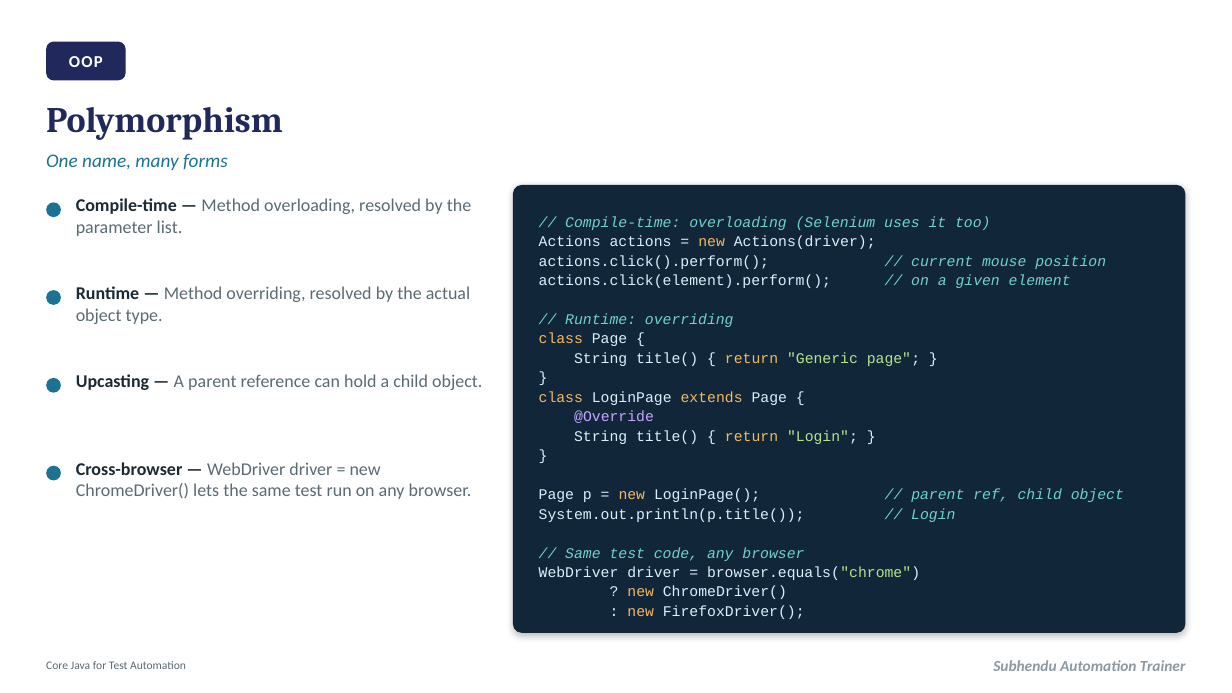
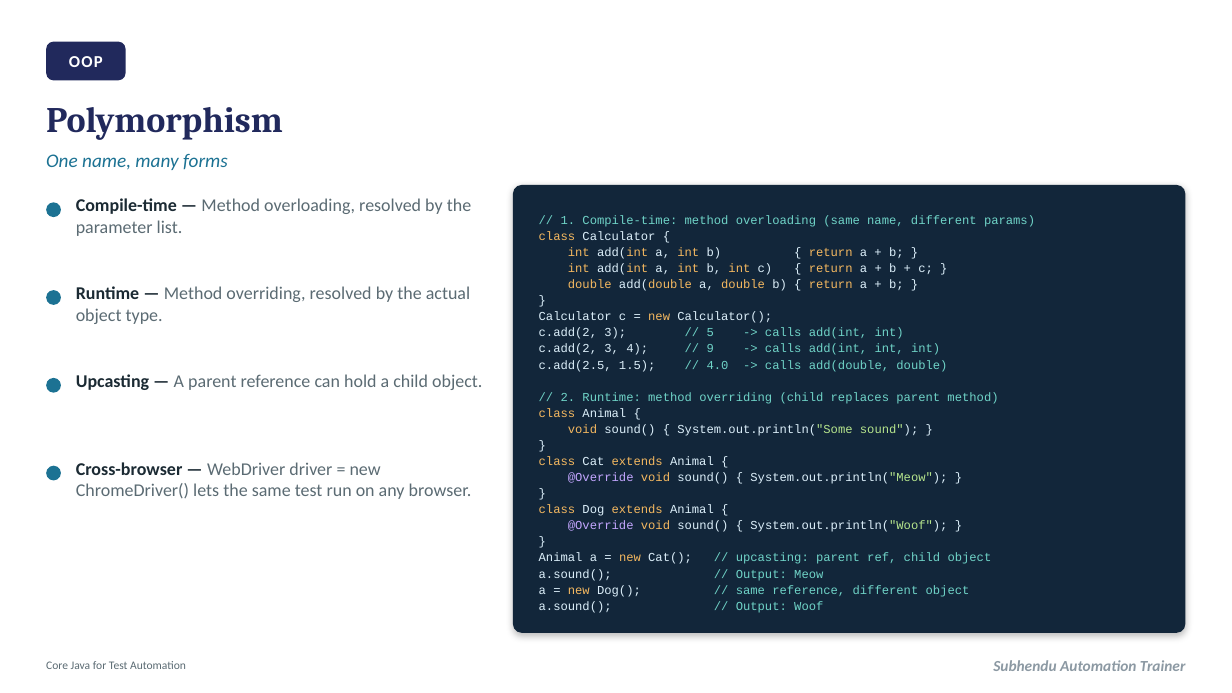
Before and after one commit to dassubhendu/api-automation-java-restassured, a slide deck: slide 20 of Docs/Core_Java_for_Test_Automation.pptx. Drawn at 1232x693 pixels with LibreOffice and Linux fonts; fonts in the diff are those of the drawing. Boxes give left, top, right and bottom in pixels: in the first picture for what was removed or moved away, otherwise in the second. Text is boxed around its words. In the diff, an @@ line names an element or a change of style, - is before the commit and + after.

```diff
--- a/Docs/Core_Java_for_Test_Automation.pptx
+++ b/Docs/Core_Java_for_Test_Automation.pptx
@@ text at [539, 215, 1035, 291]: text changed; size 11.5 to 9.5 pt; text colour #DCEFFA to #F4B860 @@
-// Compile-time: overloading (Selenium uses it too)
-Actions actions = new Actions(driver);
-actions.click().perform(); // current mouse position
-actions.click(element).perform(); // on a given element
-// Runtime: overriding
-class Page {
-String title() { return "Generic page"; }
+// 1. Compile-time: method overloading (same name, different params)
+class Calculator {
+int add(int a, int b) { return a + b; }
+int add(int a, int b, int c) { return a + b + c; }
+double add(double a, double b) { return a + b; }
@@ text "// 1. Compile-time: method overloading ..." at [539, 215, 1035, 613]: size 11.5 to 9.5 pt in "}", "}" @@
@@ text at [539, 312, 998, 436]: text changed; size 11.5 to 9.5 pt; text colour #DCEFFA to #6FD3C7 @@
-class LoginPage extends Page {
-@Override
-String title() { return "Login"; }
+Calculator c = new Calculator();
+c.add(2, 3); // 5 -> calls add(int, int)
+c.add(2, 3, 4); // 9 -> calls add(int, int, int)
+c.add(2.5, 1.5); // 4.0 -> calls add(double, double)
+// 2. Runtime: method overriding (child replaces parent method)
+class Animal {
+void sound() { System.out.println("Some sound"); }
@@ text at [539, 456, 992, 613]: text changed; size 11.5 to 9.5 pt @@
-Page p = new LoginPage(); // parent ref, child object
-System.out.println(p.title()); // Login
-// Same test code, any browser
-WebDriver driver = browser.equals("chrome")
-? new ChromeDriver()
-: new FirefoxDriver();
+class Cat extends Animal {
+@Override void sound() { System.out.println("Meow"); }
+}
+class Dog extends Animal {
+@Override void sound() { System.out.println("Woof"); }
+}
+Animal a = new Cat(); // upcasting: parent ref, child object
+a.sound(); // Output: Meow
+a = new Dog(); // same reference, different object
+a.sound(); // Output: Woof
```
Also in this commit, not shown: 5 other slides changed, 19 other files.
